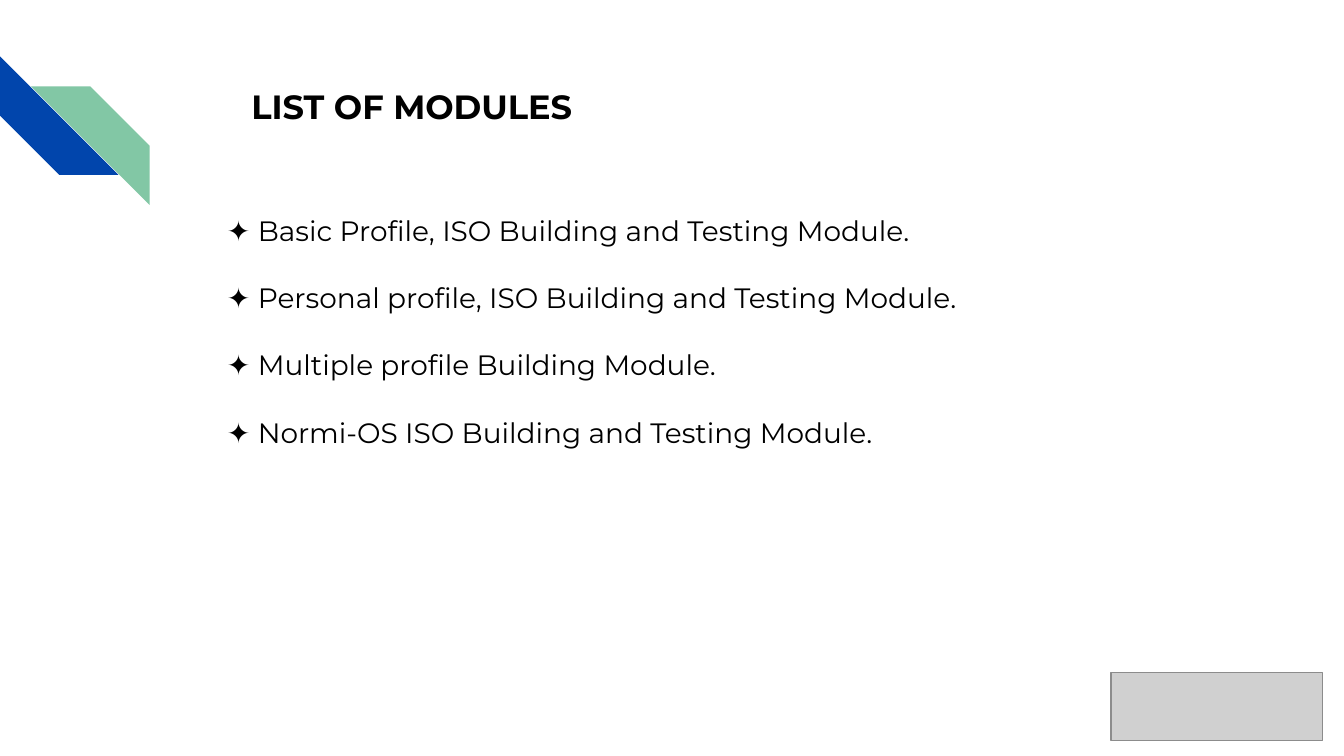
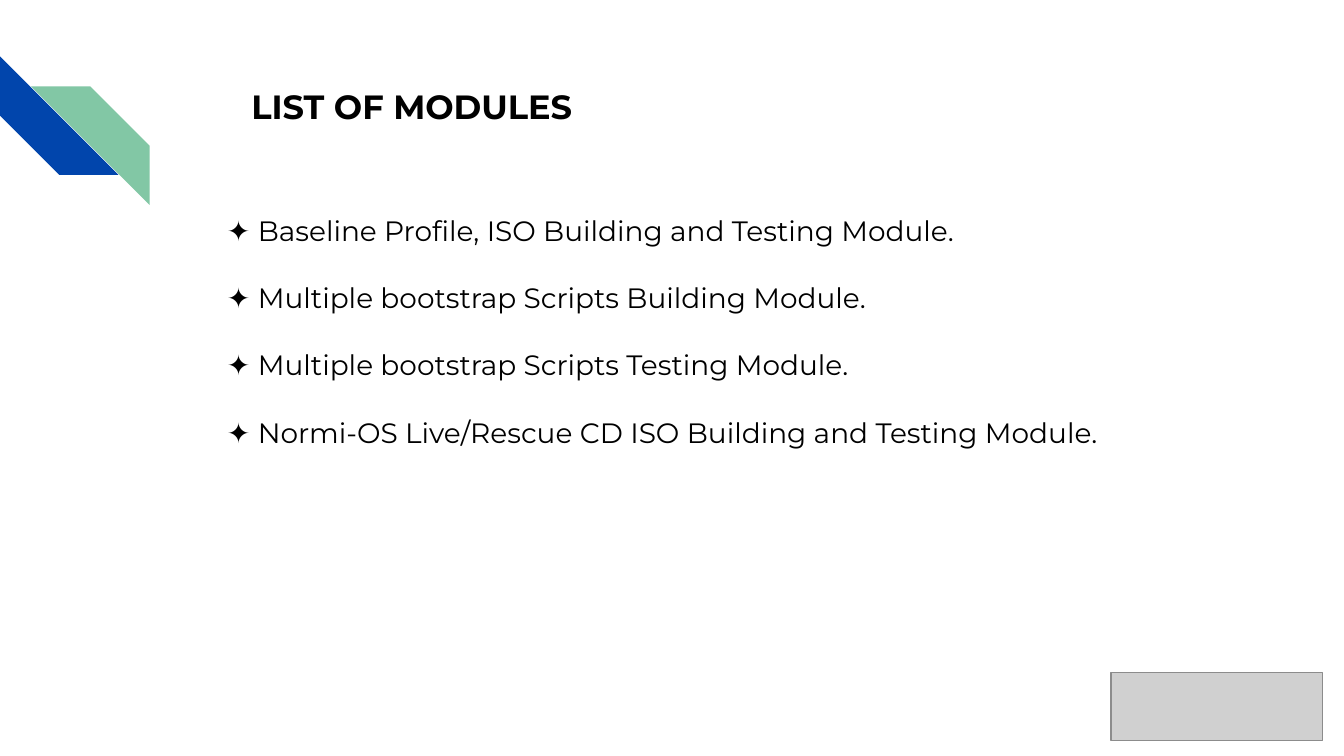
Before and after one commit to iamNormi/Normi-OS, a slide deck: slide 12 of odp/Normi-OS.odp. Drawn at 1344x756 pixels with LibreOffice and Linux fonts; fonts in the diff are those of the drawing; grey boxes stand for pictures. Boxes give left, top, right and bottom in pixels: in the first picture for what was removed or moved away, otherwise in the second. Text is boxed around its words. In the diff, an @@ line names an element or a change of style, - is before the commit and + after.

Commit message:
Presentation Edited

```diff
--- a/odp/Normi-OS.odp
+++ b/odp/Normi-OS.odp
@@ text at box(258, 220, 1097, 449): text changed @@
-✦ Basic Profile, ISO Building and Testing Module.
-✦ Personal profile, ISO Building and Testing Module.
-✦ Multiple profile Building Module.
-✦ Normi-OS ISO Building and Testing Module.
+✦ Baseline Profile, ISO Building and Testing Module.
+✦ Multiple bootstrap Scripts Building Module.
+✦ Multiple bootstrap Scripts Testing Module.
+✦ Normi-OS Live/Rescue CD ISO Building and Testing Module.
```
Also in this commit, not shown: 2 other slides changed, 1 other file.
